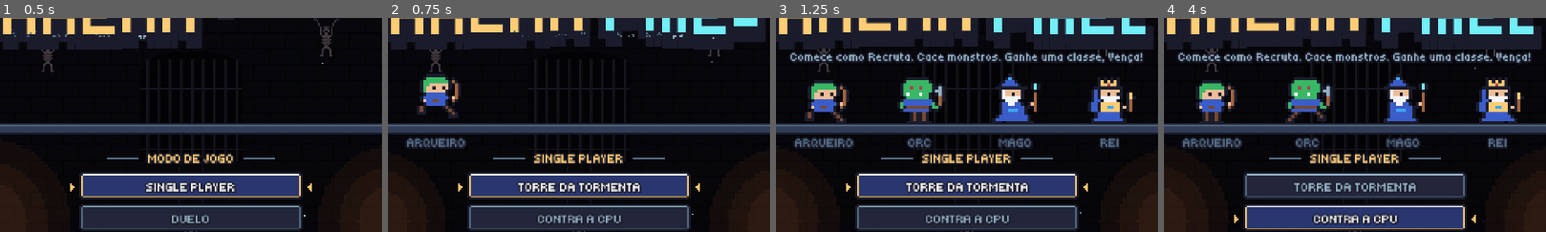
Above: before the commit, frames 1-4 (left to right).
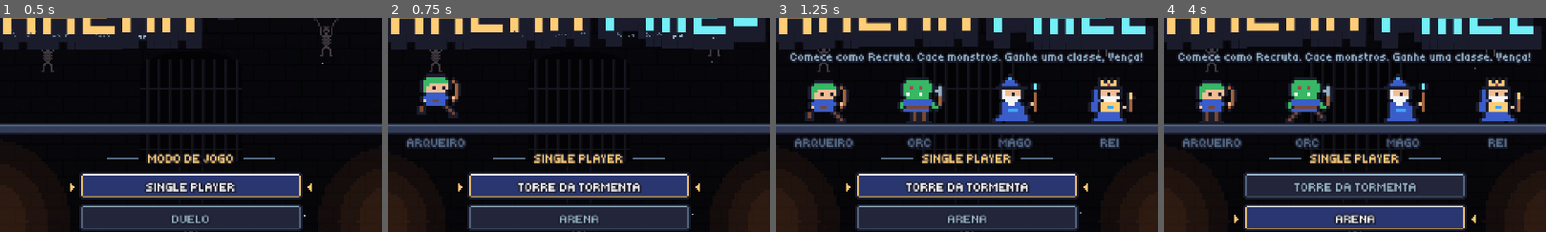
Above: after the commit, the same moments.

Repository: pabllogomez/arena-pixel
Game: Godot game, scene res://scenes/main.tscn
Same seed, same stepped clock (60 frames per second), same inputs: the game is played once before the commit and once after it.
Inputs (mouse positions are % of the whole screen's width and height, from its top left):
- Up to frame 1 (0.5 s): no input
- Up to frame 2 (0.75 s): tap Enter at 0.5 s; drag from (50, 50) to (60, 28) at 0.52 s
- Up to frame 3 (1.25 s): no input
- Up to frame 4 (4 s): drag from (30, 55) to (45, 70) at 1.27 s; move the mouse to (60, 28) at 2.02 s; hold A (p1_esquerda) 2.03-2.75 s; tap E (p1_opcao2) at 2.1 s; drag from (45, 70) to (20, 35) at 2.77 s; move the mouse to (80, 65) at 3.52 s; hold D (p1_direita) from 3.53 s (still down); tap Right (p2_direita) at 3.6 s; tap Up (p2_pular) at 3.77 s
The pictures show only the part of the screen within x 25-75%, y 18-68%; the shares and areas given below are measured in that part.

Frame 1 is identical in both runs. In frame 2, 0.5% of the frame differs, in the area x 39-61%, y 91-96%; in frame 3, 0.5%; in frame 4, 0.8%, in the area x 38-62%, y 91-97%.

Commit message:
Menu: o modo single player contra a CPU passa a se chamar ARENA
Co-Authored-By: Claude Opus 5.5 <noreply@anthropic.com>
Claude-Session: https://claude.ai/code/session_01VZZvi9gFkKcQavBmVKnN35

Diff:
--- a/scripts/menu.gd
+++ b/scripts/menu.gd
@@ -1,5 +1,5 @@
 extends Control
-## Menu inicial: SINGLE PLAYER (Torre da Tormenta ou contra a CPU), DUELO
+## Menu inicial: SINGLE PLAYER (Torre da Tormenta ou Arena, contra a CPU), DUELO
 ## (local ou em rede) e opções, com as telas de personagem e dificuldade.
 ## Fica dentro da masmorra: título que cai letra por letra, as classes
 ## correndo numa plataforma e botões em pixel art.
@@ -10,7 +10,7 @@
 signal jogar_torre(personagem: int, dificuldade: int)
 
 const PRINCIPAL := ["SINGLE PLAYER", "DUELO", "OPÇÕES"]
-const SINGLE := ["TORRE DA TORMENTA", "CONTRA A CPU"]
+const SINGLE := ["TORRE DA TORMENTA", "ARENA"]
 const DUELO := ["LOCAL", "REDE"]
 ## Tela de onde o "voltar" leva: [tela, opção selecionada ao chegar]
 ## (a tela da dificuldade da torre volta para o personagem escolhido)
--- a/tools/teste.gd
+++ b/tools/teste.gd
@@ -1188,7 +1188,7 @@
 
 
 func _testar_menu_navegacao() -> void:
-	## Menu: SINGLE PLAYER > (TORRE > personagem > dificuldade | CONTRA A CPU > dificuldade),
+	## Menu: SINGLE PLAYER > (TORRE > personagem > dificuldade | ARENA > dificuldade),
 	## DUELO > (LOCAL | REDE), OPÇÕES; "voltar" sobe um nível; MUITO DIFÍCIL trancado.
 	var jogo = root.get_node("Jogo")
 	var desbloqueadas_antes: Array[String] = jogo.torre_desbloqueada.duplicate()
@@ -1200,12 +1200,12 @@
 	menu.jogar.connect(func() -> void: eventos.append(["jogar", jogo.solo, jogo.dificuldade]))
 	menu.jogar_rede.connect(func() -> void: eventos.append(["rede"]))
 	menu.jogar_torre.connect(func(c: int, d: int) -> void: eventos.append(["torre", c, d]))
-	if menu.PRINCIPAL != ["SINGLE PLAYER", "DUELO", "OPÇÕES"] or menu.SINGLE != ["TORRE DA TORMENTA", "CONTRA A CPU"] \
+	if menu.PRINCIPAL != ["SINGLE PLAYER", "DUELO", "OPÇÕES"] or menu.SINGLE != ["TORRE DA TORMENTA", "ARENA"] \
 			or menu.DUELO != ["LOCAL", "REDE"] or menu.DIFICULDADES.size() != 3 or menu.DIFICULDADES_TORRE != ["NORMAL", "DIFÍCIL", "MUITO DIFÍCIL"]:
 		_falha("menu: listas de opções erradas")
 	if menu._tela != "principal":
 		_falha("menu: deveria abrir na tela principal")
-	# SINGLE PLAYER > CONTRA A CPU > dificuldade
+	# SINGLE PLAYER > ARENA > dificuldade
 	menu._sel = 0
 	menu._confirmar()
 	if menu._tela != "single":
@@ -1213,14 +1213,14 @@
 	menu._sel = 1
 	menu._confirmar()
 	if menu._tela != "dificuldade" or not jogo.solo:
-		_falha("menu: CONTRA A CPU deveria abrir a dificuldade")
+		_falha("menu: ARENA deveria abrir a dificuldade")
 	menu._sel = 2
 	menu._confirmar()
 	if eventos != [["jogar", true, 2]]:
 		_falha("menu: CPU difícil → %s" % [eventos])
 	menu._voltar()
 	if menu._tela != "single" or menu._sel != 1:
-		_falha("menu: voltar da dificuldade deveria ir para single/CONTRA A CPU (%s, %d)" % [menu._tela, menu._sel])
+		_falha("menu: voltar da dificuldade deveria ir para single/ARENA (%s, %d)" % [menu._tela, menu._sel])
 	jogo.dificuldade = 1
 	menu._voltar()
 	if menu._tela != "principal" or menu._sel != 0:
